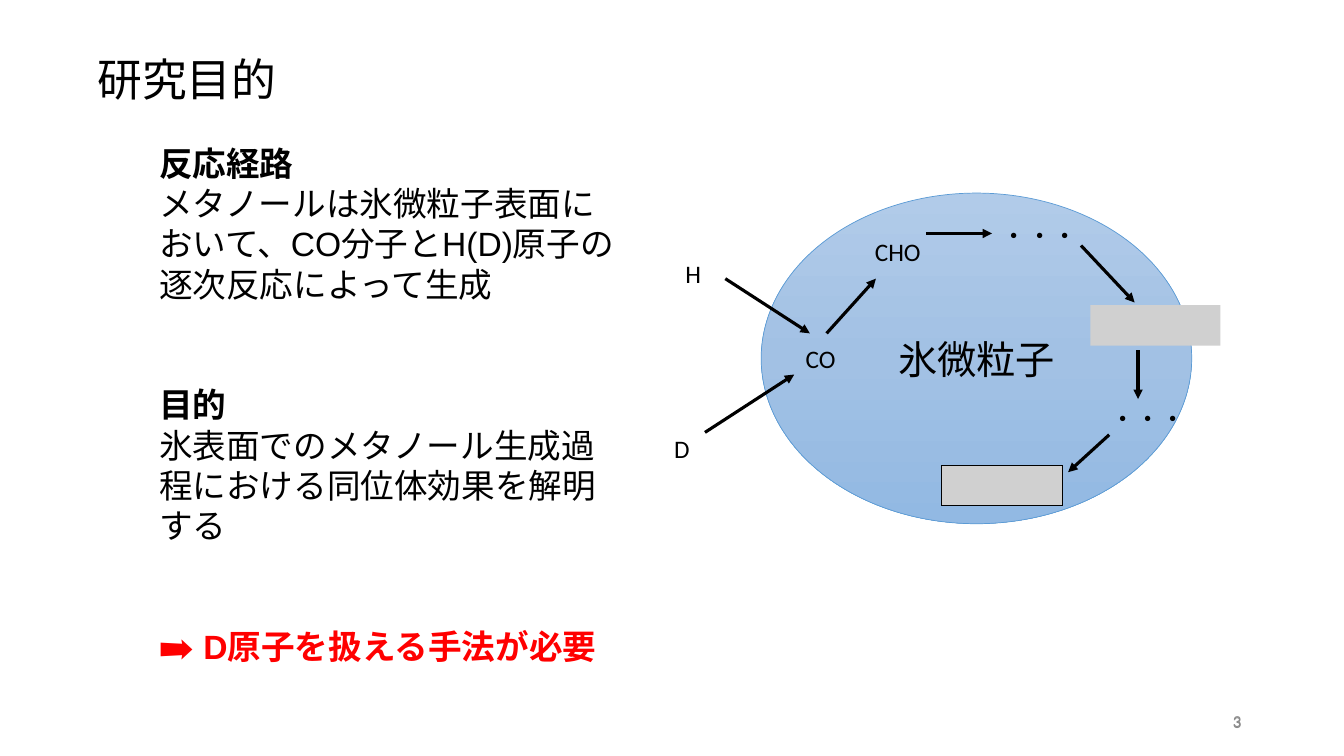
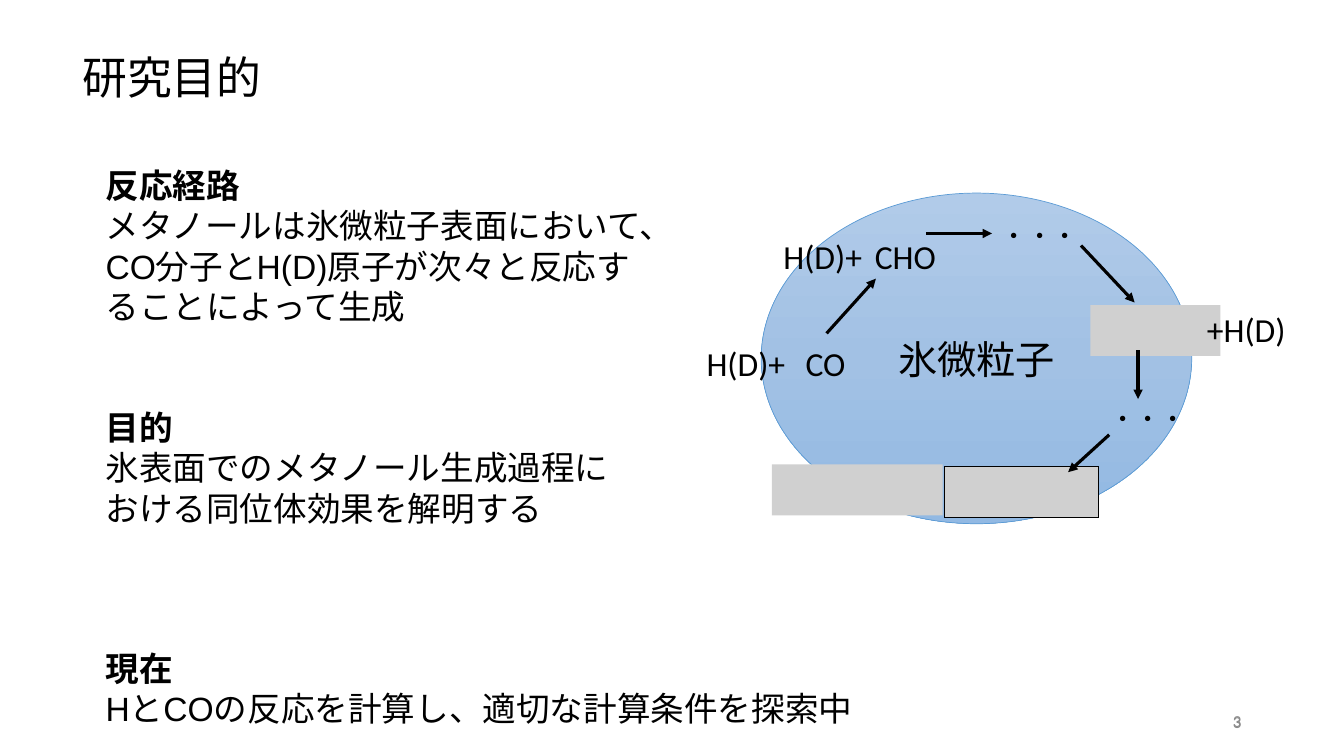
Before and after one commit to tabiseal/Qpcdata, a slide deck: slide 3 of 20231018.pptx. Drawn at 1344x756 pixels with LibreOffice and Linux fonts; fonts in the diff are those of the drawing; grey boxes stand for pictures. Boxes give left, top, right and bottom in pixels: in the first picture for what was removed or moved away, otherwise in the second. Text is boxed around its words. In the diff, an @@ line names an element or a change of style, - is before the commit and + after.

```diff
--- a/20231018.pptx
+++ b/20231018.pptx
@@ text "研究目的": place and size @@
-text "研究目的" at bbox=[97, 58, 276, 100]
+text "研究目的" at bbox=[82, 56, 261, 98]
@@ text "反応経路": place and size @@
-text "反応経路" at bbox=[159, 147, 614, 662]
+text "反応経路" at bbox=[106, 169, 674, 524]
@@ text at bbox=[106, 209, 674, 322]: text changed @@
-メタノールは氷微粒子表面において、CO分子とH(D)原子の逐次反応によって生成
+メタノールは氷微粒子表面において、CO分子とH(D)原子が次々と反応することによって生成
@@ text "CHO" at bbox=[875, 247, 936, 270]: size 18 to 24 pt @@
@@ text at bbox=[783, 242, 862, 278]: text changed; size 18 to 24 pt @@
-H
+H(D)+
@@ arrow removed from (726, 278) to (810, 334) @@
@@ picture: place and size @@
-picture at bbox=[1091, 306, 1221, 346]
+picture at bbox=[1091, 306, 1221, 356]
@@ text added at bbox=[1207, 314, 1286, 350], 24 pt, text #000000 @@
++H(D)
@@ text at bbox=[707, 349, 786, 385]: text changed; size 18 to 24 pt @@
-D
+H(D)+
@@ text "CO" at bbox=[806, 354, 846, 377]: size 18 to 24 pt @@
@@ arrow removed from (705, 433) to (795, 375) @@
@@ picture added at bbox=[772, 465, 944, 515] @@
@@ picture: place and size @@
-picture at bbox=[942, 466, 1063, 506]
+picture at bbox=[945, 467, 1099, 517]
@@ text added at bbox=[106, 652, 853, 724], 24 pt, text #000000 @@
+現在
+HとCOの反応を計算し、適切な計算条件を探索中
@@ text at bbox=[203, 632, 596, 662]: paragraph removed @@
-➡ D原子を扱える手法が必要
```
Also in this commit, not shown: 2 other slides changed, 2 slides removed.
